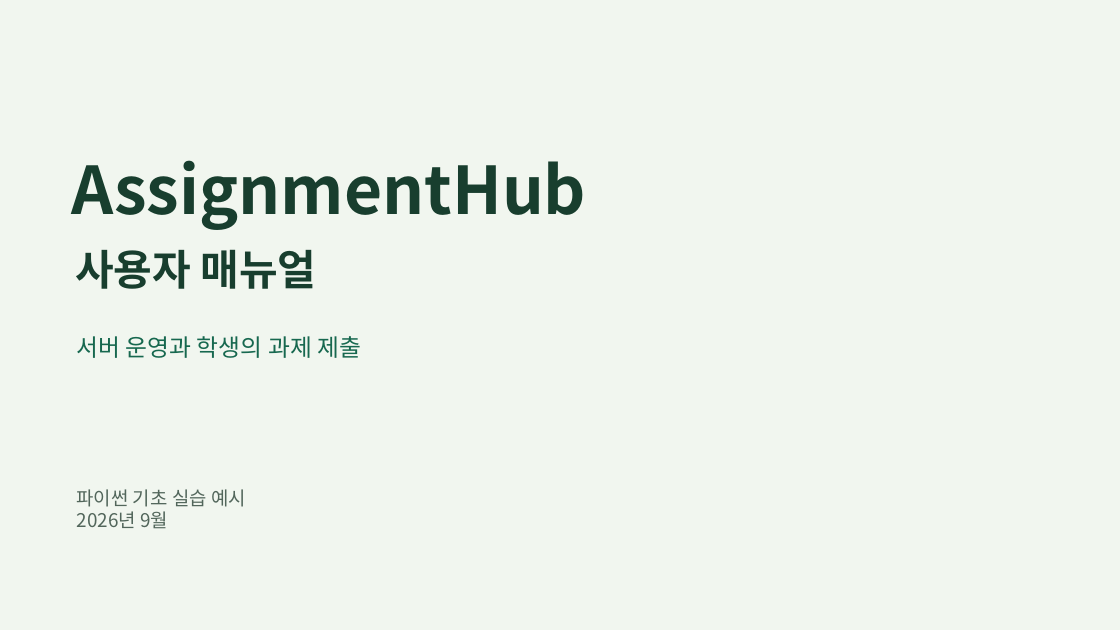
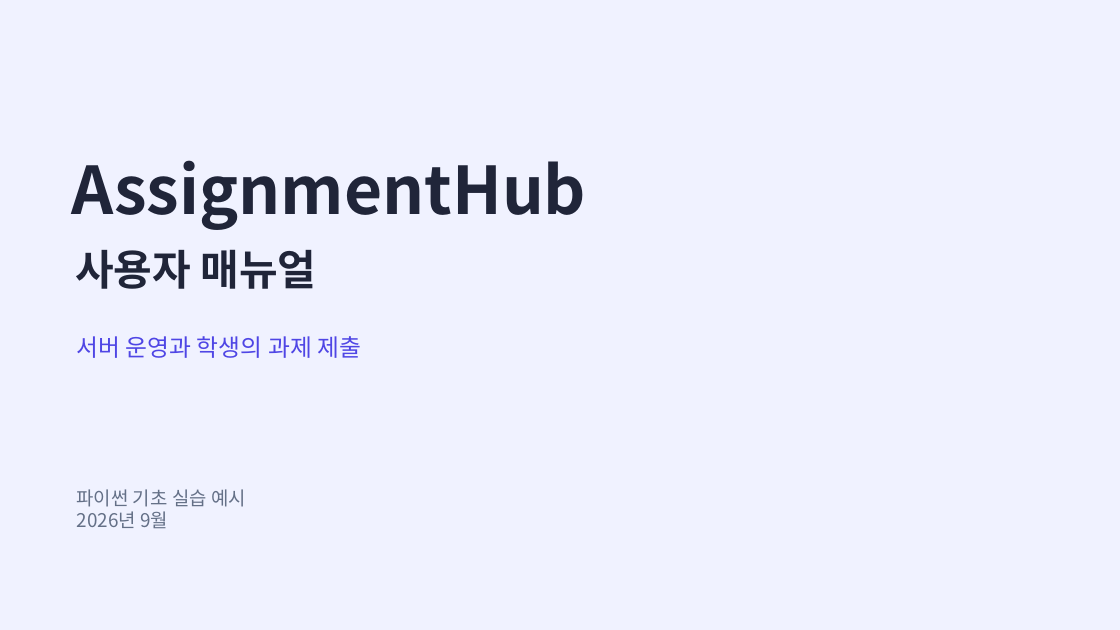
Before and after one commit to prozac0401/AssignmentHub, a slide deck: slide 1 of docs/manual/AssignmentHub_사용자_매뉴얼.pptx. Drawn at 1120x630 pixels with LibreOffice and Linux fonts; fonts in the diff are those of the drawing. Boxes give left, top, right and bottom in pixels: in the first picture for what was removed or moved away, otherwise in the second. Text is boxed around its words. In the diff, an @@ line names an element or a change of style, - is before the commit and + after.

```diff
--- a/docs/manual/AssignmentHub_사용자_매뉴얼.pptx
+++ b/docs/manual/AssignmentHub_사용자_매뉴얼.pptx
@@ background #F1F6EF to #F0F2FF @@
@@ text "AssignmentHub" at [71,160,586,230]: text colour #183E2E to #202539 @@
@@ text "사용자 매뉴얼" at [75,249,317,289]: text colour #183E2E to #202539 @@
@@ text "서버 운영과 학생의 과제 제출" at [77,336,361,358]: text colour #17684F to #4F46E5 @@
@@ text "파이썬 기초 실습 예시" at [77,489,246,528]: text colour #52665B to #647087 @@
```
Also in this commit, not shown: 23 other slides changed, 3 slides added, 44 other files.
